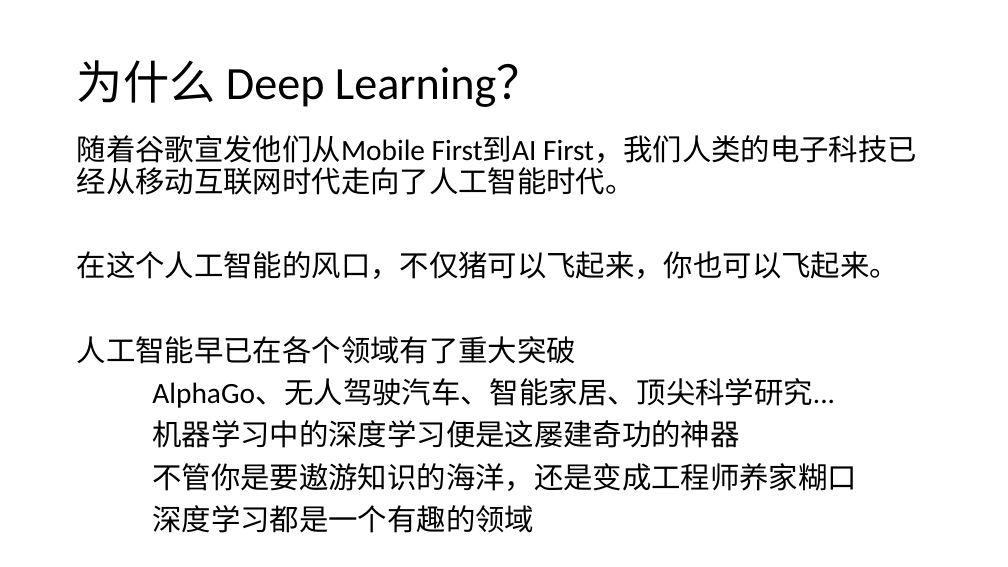
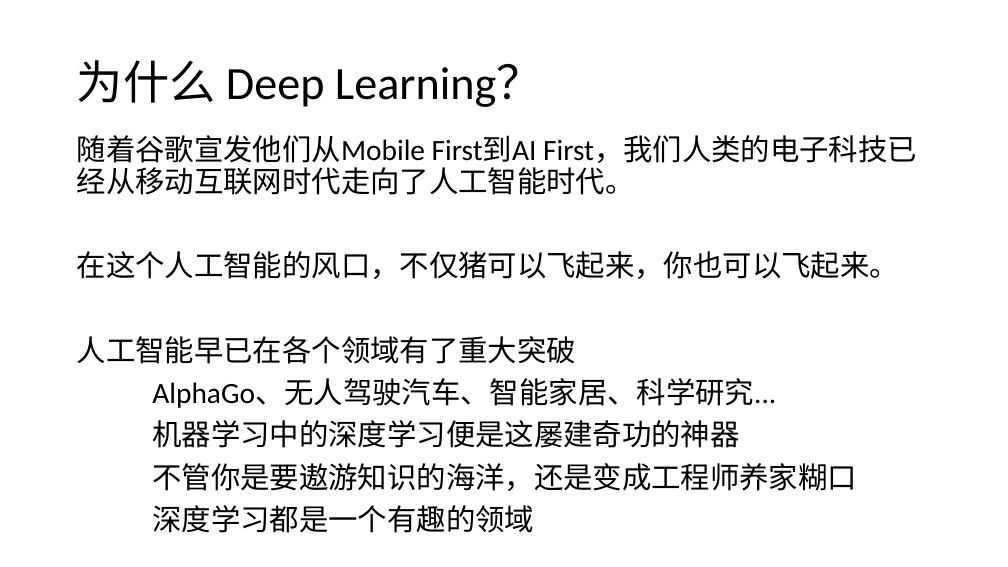
Before and after one commit to CreatCodeBuild/TensorFlow-and-DeepLearning-Tutorial, a slide deck: slide 2 of 1-3/指南.pptx. Drawn at 1008x567 pixels with LibreOffice and Linux fonts; fonts in the diff are those of the drawing. Boxes give left, top, right and bottom in pixels: in the first picture for what was removed or moved away, otherwise in the second. Text is boxed around its words. In the diff, an @@ line names an element or a change of style, - is before the commit and + after.

```diff
--- a/1-3/指南.pptx
+++ b/1-3/指南.pptx
@@ text at (x1=152, y1=379, x2=776, y2=408): text changed @@
-AlphaGo、无人驾驶汽车、智能家居、顶尖科学研究...
+AlphaGo、无人驾驶汽车、智能家居、科学研究...
```
Also in this commit, not shown: 3 other slides changed, 1 other file.
